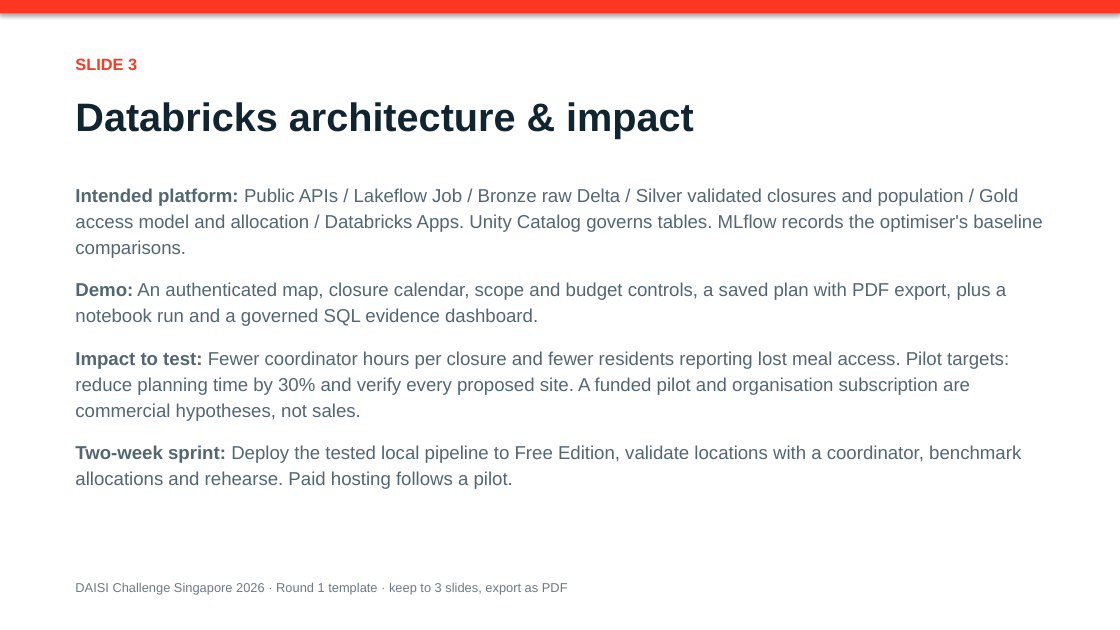
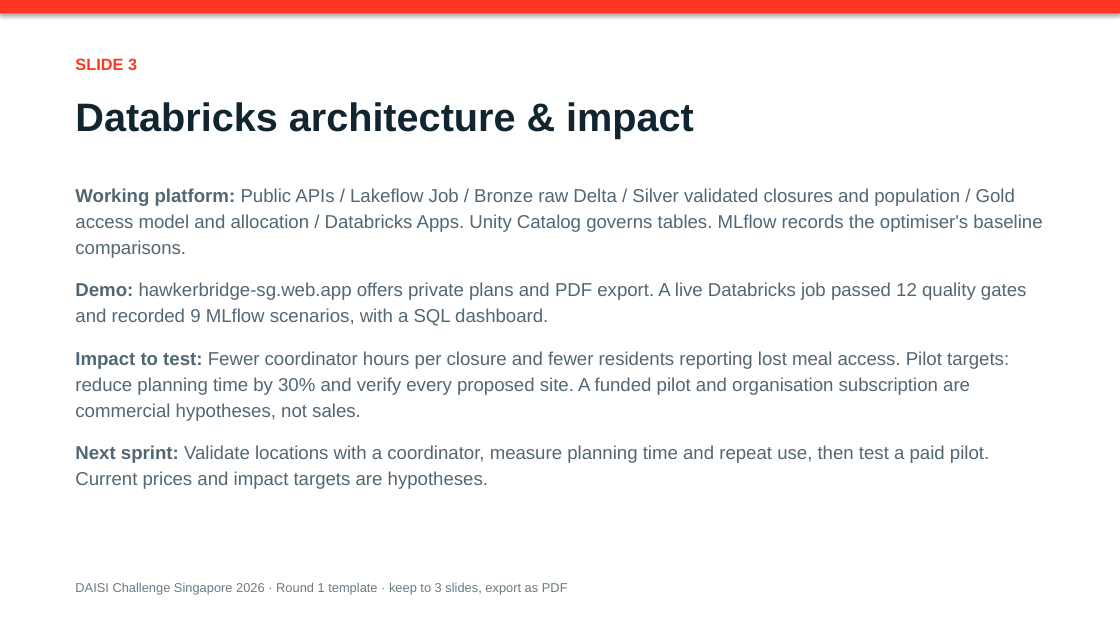
Before and after one commit to shi1720/DAISI, a slide deck: slide 3 of output/presentations/hawkerbridge-round1.pptx. Drawn at 1120x630 pixels with LibreOffice and Linux fonts; fonts in the diff are those of the drawing. Boxes give left, top, right and bottom in pixels: in the first picture for what was removed or moved away, otherwise in the second. Text is boxed around its words. In the diff, an @@ line names an element or a change of style, - is before the commit and + after.

Commit message:
Wait for hosted initial analysis before asserting dashboard readiness

```diff
--- a/output/presentations/hawkerbridge-round1.pptx
+++ b/output/presentations/hawkerbridge-round1.pptx
@@ text at (75, 188, 1042, 326): text changed @@
-Intended platform: Public APIs / Lakeflow Job / Bronze raw Delta / Silver validated closures and population / Gold access model and allocation / Databricks Apps. Unity Catalog governs tables. MLflow records the optimiser's baseline comparisons.
-Demo: An authenticated map, closure calendar, scope and budget controls, a saved plan with PDF export, plus a notebook run and a governed SQL evidence dashboard.
+Working platform: Public APIs / Lakeflow Job / Bronze raw Delta / Silver validated closures and population / Gold access model and allocation / Databricks Apps. Unity Catalog governs tables. MLflow records the optimiser's baseline comparisons.
+Demo: hawkerbridge-sg.web.app offers private plans and PDF export. A live Databricks job passed 12 quality gates and recorded 9 MLflow scenarios, with a SQL dashboard.
@@ text at (75, 445, 989, 489): text changed @@
-Two-week sprint: Deploy the tested local pipeline to Free Edition, validate locations with a coordinator, benchmark allocations and rehearse. Paid hosting follows a pilot.
+Next sprint: Validate locations with a coordinator, measure planning time and repeat use, then test a paid pilot. Current prices and impact targets are hypotheses.
```
Also in this commit, not shown: 47 other files.
